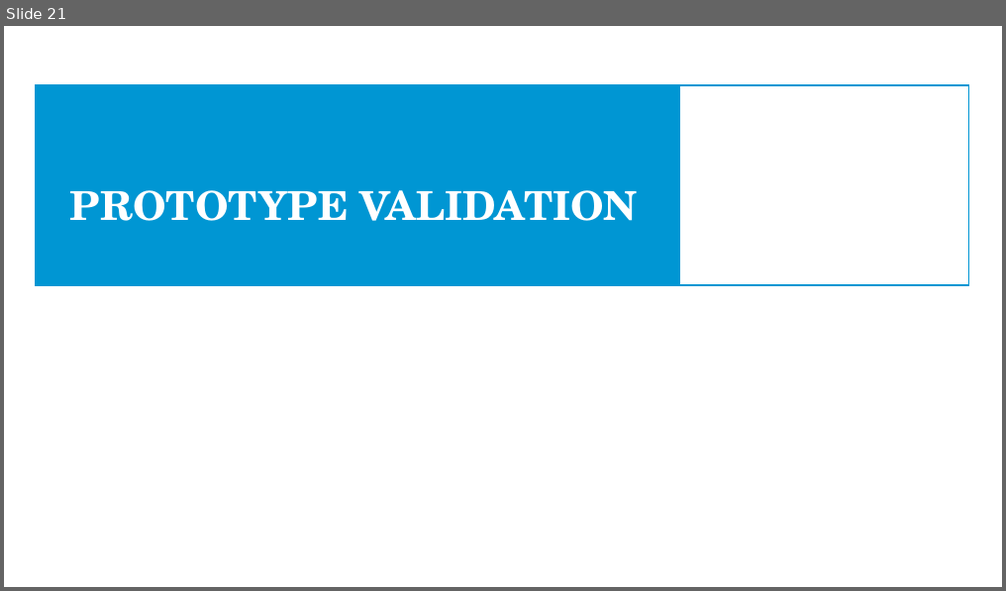
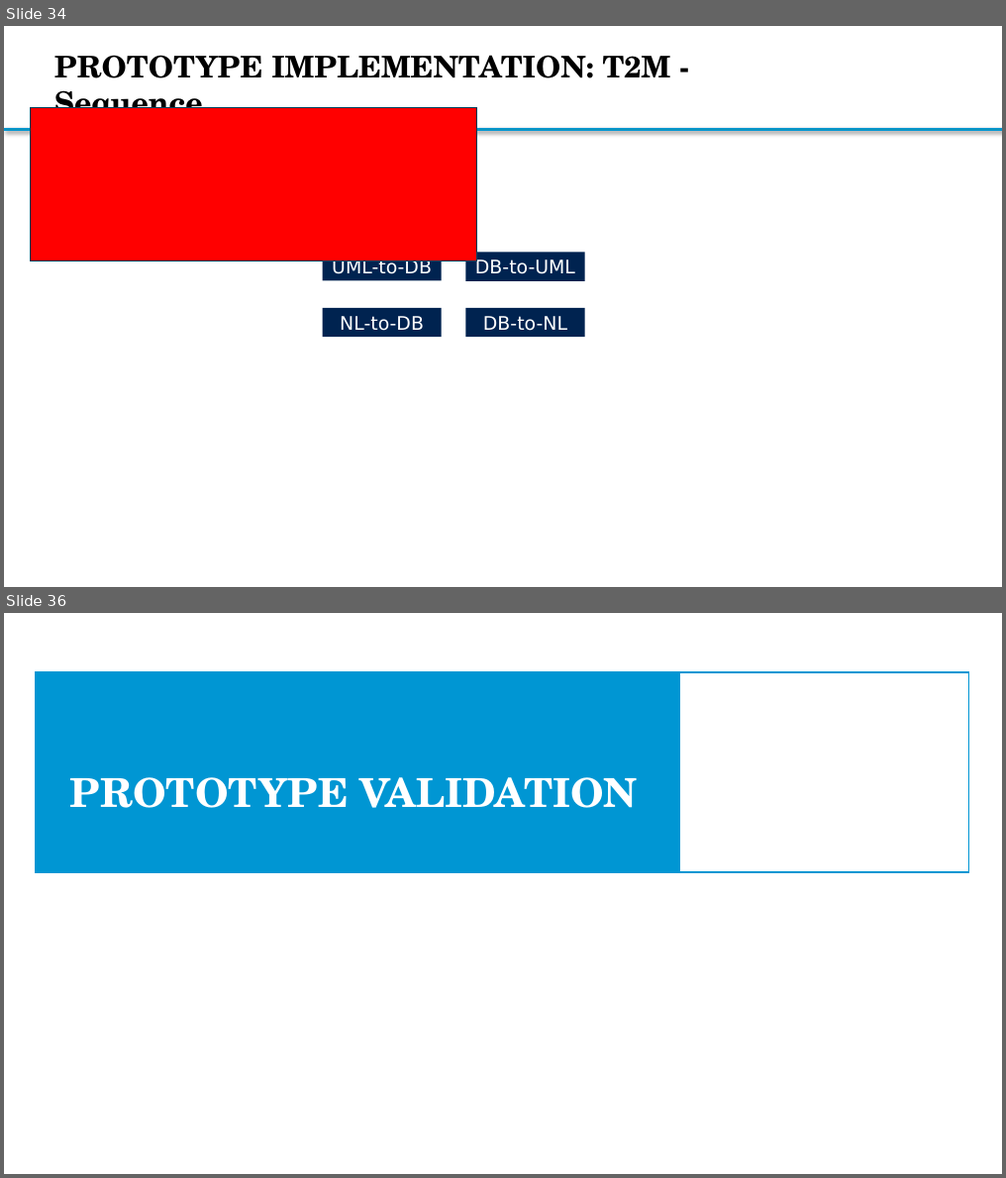
Before and after one commit to Bimi1804/BiT-ReNU, a slide deck: MasterThesis_Presentation2_MarkusBimassl.pptx. Shown one above the other, each under a label of ours: slide 21 before the commit, slides 34 and 36 after it; the slides between them are not shown. The pictures are 1006x591 and 1006x1178 pixels, drawn with LibreOffice and Linux fonts; fonts in the diff are those of the drawing; background and template pictures are left out. Boxes give left, top, right and bottom in pixels: in the first picture for what was removed or moved away, otherwise in the second. Text is boxed around its words. In the diff, an @@ line names an element or a change of style, - is before the commit and + after.

```diff
--- a/MasterThesis_Presentation2_MarkusBimassl.pptx
+++ b/MasterThesis_Presentation2_MarkusBimassl.pptx
@@ slide 34 added at bbox=[4, 26, 1002, 587], background #FFFFFF @@
@@ title added at bbox=[54, 55, 671, 124], 28.8 pt, text #000000, bold @@
+PROTOTYPE IMPLEMENTATION: T2M - Sequence
@@ rectangle added at bbox=[30, 108, 476, 261], fill #FF0000, outline #00425C 1 pt @@
@@ rectangle added at bbox=[4, 129, 1002, 131], fill #0C94B7, outline #0096D3 1 pt @@
@@ rectangle added at bbox=[322, 252, 442, 281], fill #002350, 18 pt, text #FFFFFF @@
+UML-to-DB
@@ rectangle added at bbox=[466, 252, 585, 281], fill #002350, 18 pt, text #FFFFFF @@
+DB-to-UML
@@ rectangle added at bbox=[322, 308, 442, 338], fill #002350, 18 pt, text #FFFFFF @@
+NL-to-DB
@@ rectangle added at bbox=[466, 308, 585, 338], fill #002350, 18 pt, text #FFFFFF @@
+DB-to-NL
@@ what was slide 21 is now slide 36 @@
```
Also in this commit, not shown: 7 slides changed, 14 other slides added.
